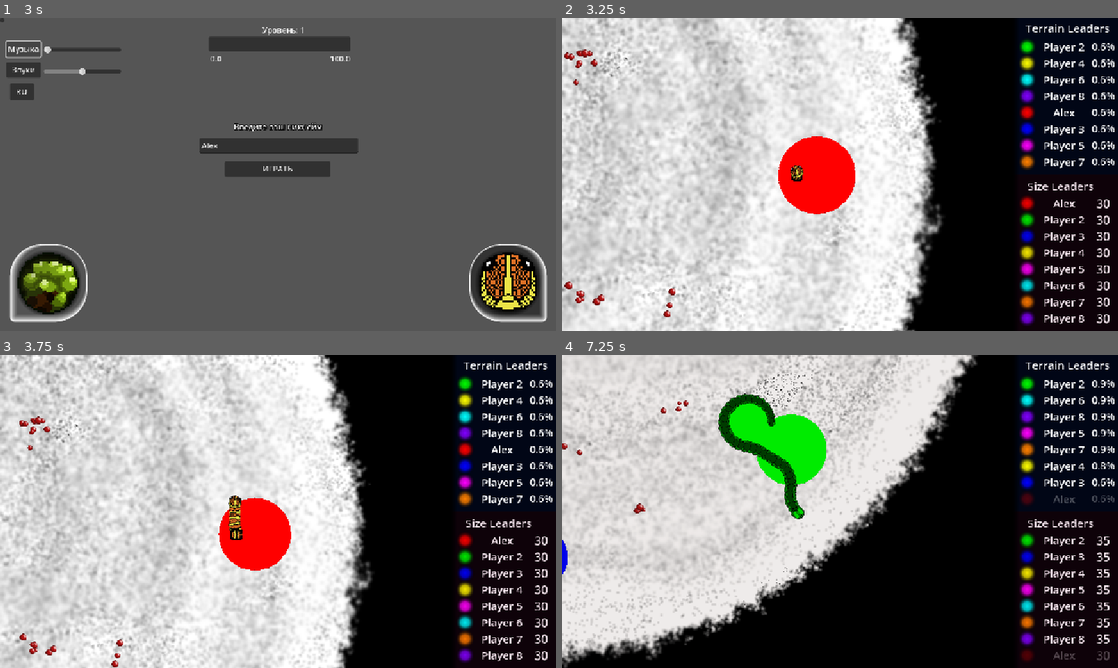
Above: before the commit, frames 1-4 (two rows, left to right).
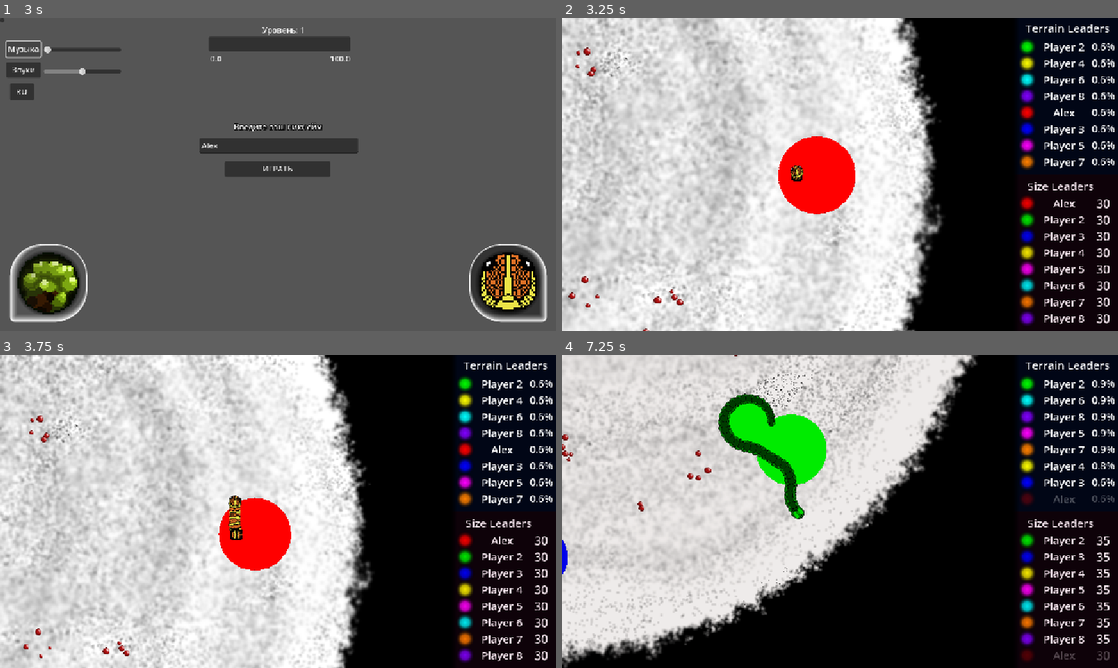
Above: after the commit, the same moments.

Repository: PeVANoD/Development-Management
Game: Godot game, scene res://project/scenes/menu/main_menu.tscn
The game is run twice, just before and just after one commit, with the same random seed, the same clock (stepped at 60 frames per second) and the same inputs. Sound files missing from this copy of the repository are replaced by a short silence.
Inputs (mouse positions are in pixels of both pictures, inside the frame that each line leads up to):
- Up to frame 1 (3 s): click (278, 146) at 0.52 s; type "Alex" at 0.6 s; click "ИГРАТЬ" at 1.25 s; click "ИГРАТЬ" at 2 s; click "Музыка" at 2.75 s
- Up to frame 2 (3.25 s): no input
- Up to frame 3 (3.75 s): tap Enter (Enter) at 3.5, 3.6 s; move the mouse to (400, 495) at 3.52 s; hold Up (ui_up) from 3.53 s (still down); click (400, 495) at 3.67 s
- Up to frame 4 (7.25 s): move the mouse to (728, 527) at 4.27 s; release Up (ui_up) at 4.28 s; tap 0 at 4.35 s; click (728, 527) at 4.42 s; move the mouse to (895, 442) at 5.02 s; hold Ctrl 5.03-5.78 s; hold Up (ui_up) 5.03-6.53 s; click (895, 442) at 5.17 s; move the mouse to (812, 574) at 5.77 s; tap Alt at 5.85 s; click (812, 574) at 5.92 s; move the mouse to (1006, 558) at 6.52 s; tap Enter (Enter) at 6.6 s; click (1006, 558) at 6.67 s; tap Escape (Esc) at 7.15 s

Frame 1 is identical in both runs. In frame 2, 0.5% of the frame differs, in the area x 0-22%, y 9-100%; in frame 3, 0.4%; in frame 4, 0.3%.
Error in both runs: Cannot call method 'change_scene_to_file' on a null value. (res://project/scripts/menu/main_menu_script.gd:106)

Commit message:
Food after death

Diff:
--- a/project/scripts/map.gd
+++ b/project/scripts/map.gd
@@ -10,8 +10,9 @@
 
 # Система спавнеров еды
 var food_spawners: Array = []  # Массив позиций спавнеров
-var spawner_count = 25  # Количество невидимых точек спавна (уменьшил с 20)
-var spawner_radius = 50  # Радиус в котором может появиться еда от спавнера
+var spawner_count = 30
+var spawner_radius = 50
+var max_food_count = 100
 
 func _ready():
 	G.alive = true
@@ -24,7 +25,7 @@
 	$Music.play()
 
 	create_food_spawners()  # Создаем невидимые точки спавна
-	genFood(100)
+	genFood(max_food_count)
 	spawn_initial_snakes()
 
 func spawn_initial_snakes():
@@ -74,9 +75,16 @@
 
 	return final_pos
 
-
-func genFood(amount = 1, pos = false):
+# Получить текущее количество еды на поле
+func get_current_food_count() -> int:
+	return $Food.get_child_count()
+
+func genFood(amount = 1, pos = false, exact_position = false):
 	for i in range(amount):
+		# Проверяем лимит еды только при обычном спавне (не при смерти змейки)
+		if not pos and get_current_food_count() >= max_food_count:
+			break
+
 		var createFood = FOOD.instantiate()
 		if !pos:
 			# Используем систему спавнеров
@@ -91,12 +99,16 @@
 				var fY = randi_range(-maxY,maxY)
 				createFood.global_position = Vector2(fX,fY)
 		else:
-			# Если задана конкретная позиция, ищем ближайший спавнер
-			if food_spawners.size() > 0:
-				var nearest_spawner = find_nearest_spawner(pos)
-				createFood.global_position = get_spawn_position_near_spawner(nearest_spawner)
+			if exact_position:
+				# Точное размещение еды (для смерти змейки)
+				createFood.global_position = pos
 			else:
-				createFood.global_position = pos
+				# Размещение рядом со спавнером (для обычного спавна)
+				if food_spawners.size() > 0:
+					var nearest_spawner = find_nearest_spawner(pos)
+					createFood.global_position = get_spawn_position_near_spawner(nearest_spawner)
+				else:
+					createFood.global_position = pos
 		var scalee = randf_range(1, 2)
 		createFood.scale = Vector2(scalee,scalee)
 		$Food.call_deferred("add_child", createFood)
--- a/project/scripts/snake.gd
+++ b/project/scripts/snake.gd
@@ -248,7 +248,7 @@
 		if part_count > 0:
 			var lose_part = $Body.get_child(part_count-1)
 			if map_node and is_inside_tree():  # Проверяем что map_node существует
-				map_node.genFood(1,lose_part.global_position)
+				map_node.genFood(1, lose_part.global_position, true)  # Точная позиция
 			lose_part.queue_free()
 			maxHistoryLength -= addLength
 			length -= 1
@@ -311,6 +311,9 @@
 	direction = direction.rotated(angle_diff)
 
 func kill_snake():
+	# Спавним еду от каждой части тела перед смертью
+	spawn_food_from_body()
+
 	territory_capture.clear_territory(snakeNum)
 	if !ai_control:
 		G.alive = false
@@ -318,6 +321,20 @@
 	self.queue_free()
 	map_node.clearSnake()
 
+# Создание еды от всех частей тела змейки
+func spawn_food_from_body():
+	if not map_node:
+		return
+
+	# Спавним еду от головы точно на её позиции
+	map_node.genFood(1, $Head.global_position, true)
+
+	# Спавним еду от каждой части тела точно на их позициях
+	var parts = $Body.get_children()
+	for part in parts:
+		if part and is_instance_valid(part):
+			map_node.genFood(1, part.global_position, true)
+
 # при попадании головы во что-то
 func _in_mouth_body_entered(body):
 	if body.is_in_group("Food"):
@@ -329,7 +346,9 @@
 		suck_food(body)
 		if !randi_range(0,2):
 			bodyGrow()
-		map_node.genFood()
+		# Спавним новую еду только если текущее количество меньше максимального
+		if map_node.get_current_food_count() < map_node.max_food_count:
+			map_node.genFood()
 	if body.is_in_group("Snake") and body.get_node("../../..") != self:
 		body.get_node("../../..").kills += 1
 		kill_snake()
@@ -453,7 +472,7 @@
 var debuff_timer = 0.0
 var first_debuff_timer = 0.0
 func debuff_out_territory(delta):
-	if first_debuff_timer >= 7:
+	if first_debuff_timer >= 5:
 		if debuff_timer >= 0.3 / debuff_amount:
 			debuff_timer = 0.0
 			if $Body.get_child_count() <= 2:
